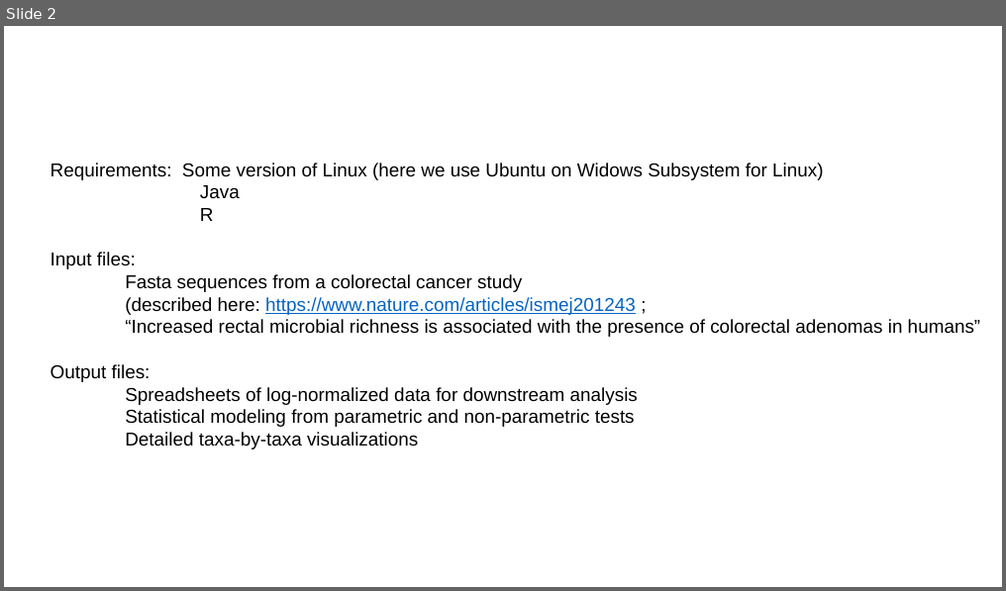
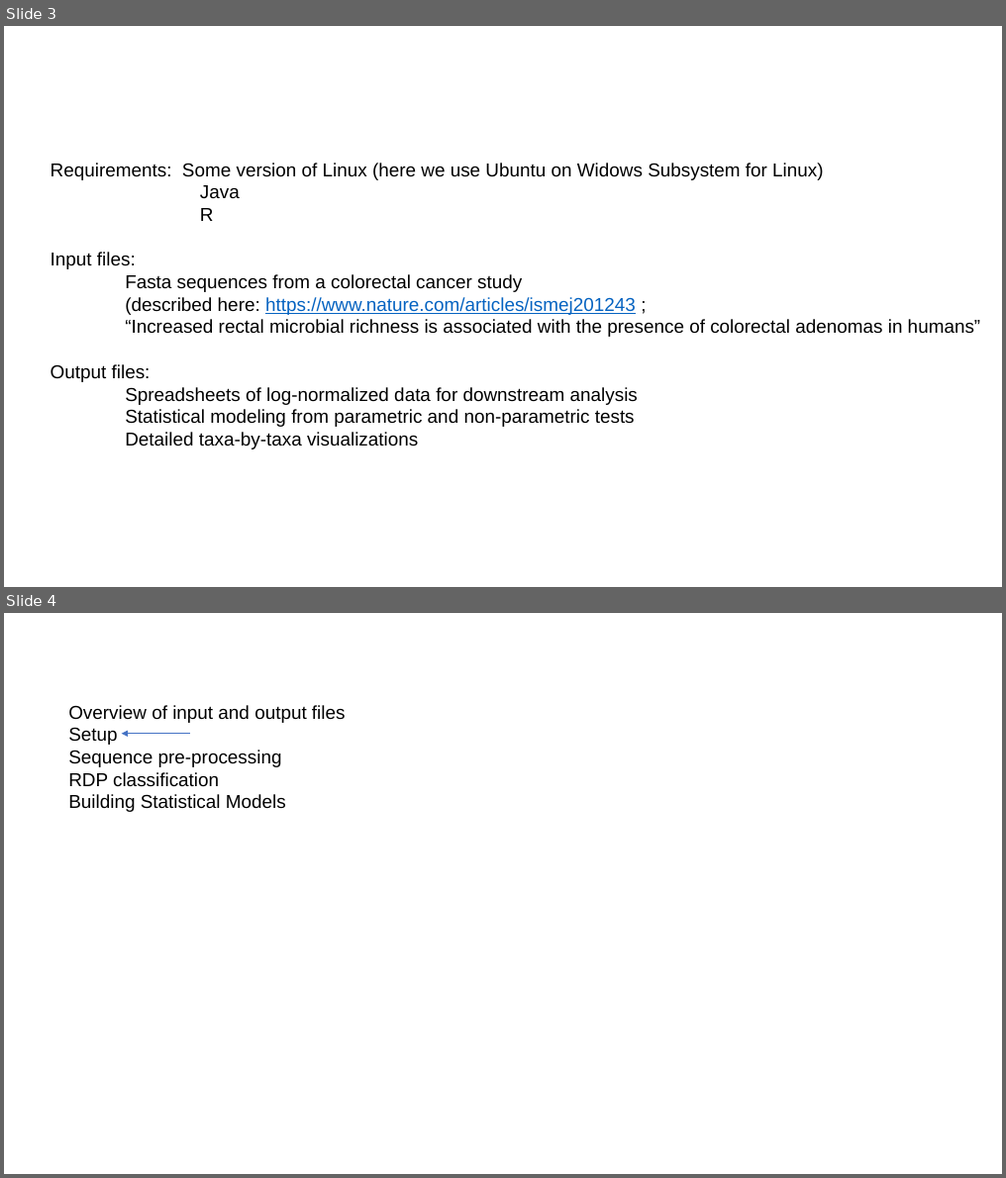
Before and after one commit to afodor/afodor.github.io, a slide deck: biolockJTutorials/draftTutorial_RDP_Native.pptx. Shown one above the other, each under a label of ours: slide 2 before the commit, slides 3 and 4 after it. The pictures are 1006x591 and 1006x1178 pixels, drawn with LibreOffice and Linux fonts; fonts in the diff are those of the drawing. Boxes give left, top, right and bottom in pixels: in the first picture for what was removed or moved away, otherwise in the second. Text is boxed around its words. In the diff, an @@ line names an element or a change of style, - is before the commit and + after.

```diff
--- a/biolockJTutorials/draftTutorial_RDP_Native.pptx
+++ b/biolockJTutorials/draftTutorial_RDP_Native.pptx
@@ slide 4 added at (4,613,1002,1174), background #FFFFFF @@
@@ text added at (68,705,346,812), 18 pt, text #000000 @@
+Overview of input and output files
+Setup
+Sequence pre-processing
+RDP classification
+Building Statistical Models
@@ arrow added from (190, 734) to (122, 734), #4472C4 0.5 pt @@
@@ what was slide 2 is now slide 3 @@
```
Also in this commit, not shown: 2 slides changed, 1 other slide added, 1 other file.
